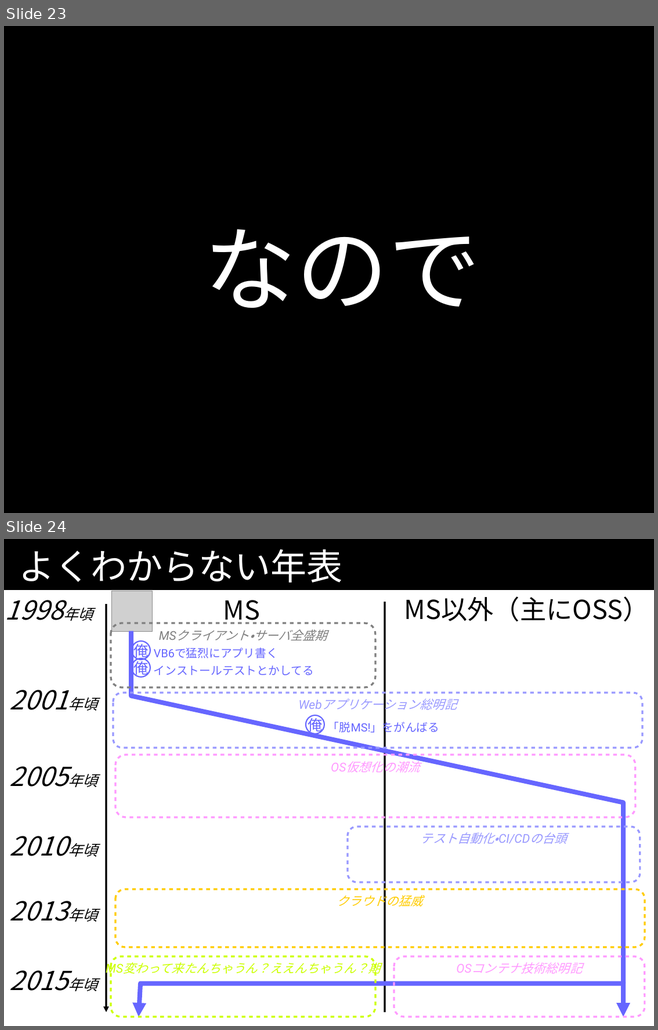
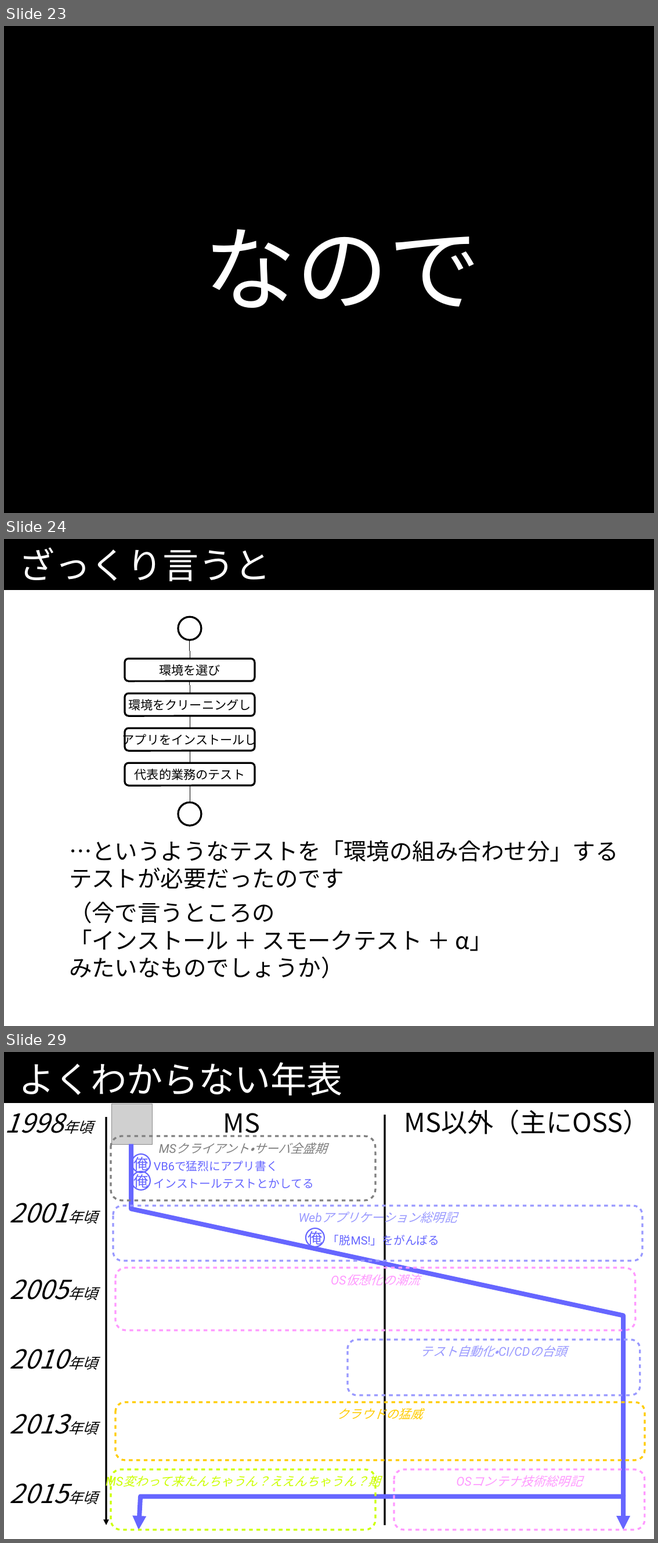
Before and after one commit to kazuhito-m/kazuhito-m.github.io, a slide deck: _drafts/comcamp2016.odp. Shown one above the other, each under a label of ours: slides 23 and 24 before the commit, slides 23, 24 and 29 after it; the slides between them are not shown. The pictures are 658x1030 and 658x1543 pixels, drawn with LibreOffice and Linux fonts; fonts in the diff are those of the drawing; grey boxes stand for pictures. Boxes give left, top, right and bottom in pixels: in the first picture for what was removed or moved away, otherwise in the second. Text is boxed around its words. In the diff, an @@ line names an element or a change of style, - is before the commit and + after.

Commit message:
インストールテストの説明、量が在るとこまで

```diff
--- a/_drafts/comcamp2016.odp
+++ b/_drafts/comcamp2016.odp
@@ slide 24 added at (4, 539, 654, 1026), background #FFFFFF; not listed: 1 template element that a slide beside it also shows @@
@@ title added at (18, 547, 271, 581), 44 pt, text #FFFFFF @@
+ざっくり言うと
@@ ellipse added at (178, 617, 201, 640), fill #FFFFFF, outline #000000 2.3 pt @@
@@ line added from (190, 640) to (190, 658), #000000 0 pt @@
@@ rounded rectangle added at (125, 658, 255, 681), outline #000000 2.3 pt, 15 pt, text #000000 @@
+環境を選び
@@ rounded rectangle added at (125, 693, 255, 716), outline #000000 2.3 pt, 15 pt, text #000000 @@
+環境をクリーニングし
@@ line added from (190, 681) to (190, 693), #000000 0 pt @@
@@ rounded rectangle added at (125, 728, 255, 751), outline #000000 2.3 pt, 15 pt, text #000000 @@
+アプリをインストールし
@@ line added from (190, 716) to (190, 728), #000000 0 pt @@
@@ rounded rectangle added at (125, 763, 255, 785), outline #000000 2.3 pt, 15 pt, text #000000 @@
+代表的業務のテスト
@@ line added from (190, 751) to (190, 763), #000000 0 pt @@
@@ line added from (190, 785) to (190, 802), #000000 0 pt @@
@@ ellipse added at (178, 802, 201, 826), fill #FFFFFF, outline #000000 2.3 pt @@
@@ text added at (69, 840, 618, 979), 28 pt, text #000000 @@
+…というようなテストを「環境の組み合わせ分」するテストが必要だったのです
+（今で言うところの
+「インストール ＋ スモークテスト ＋ α」
+みたいなものでしょうか）
@@ what was slide 24 is now slide 29 @@
```
Also in this commit, not shown: 4 other slides added.
